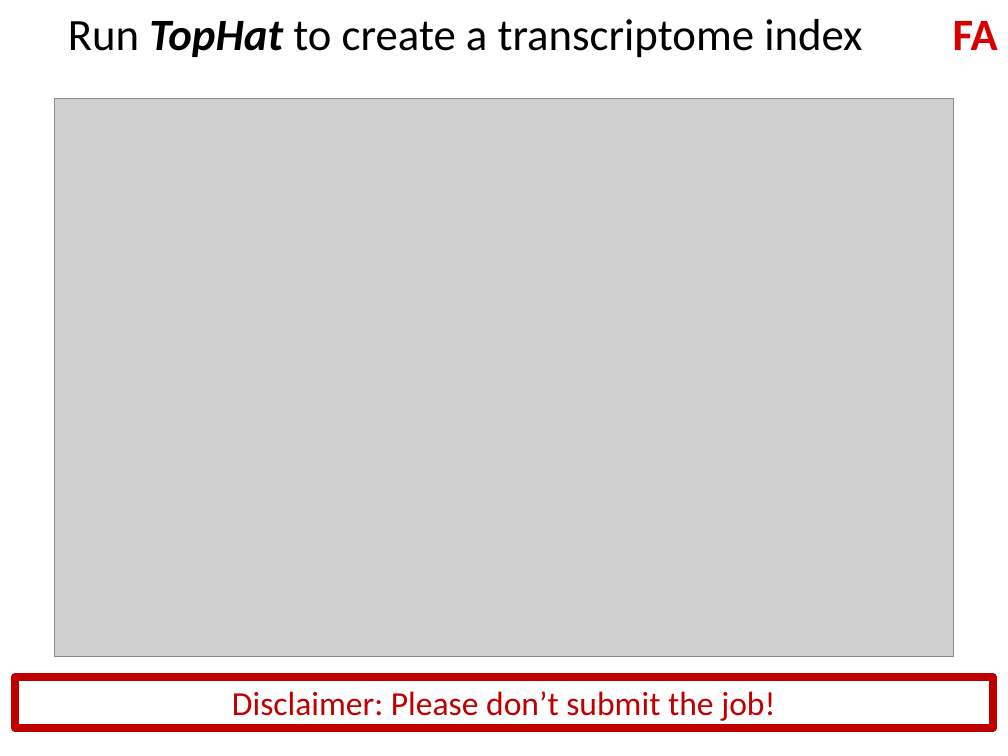
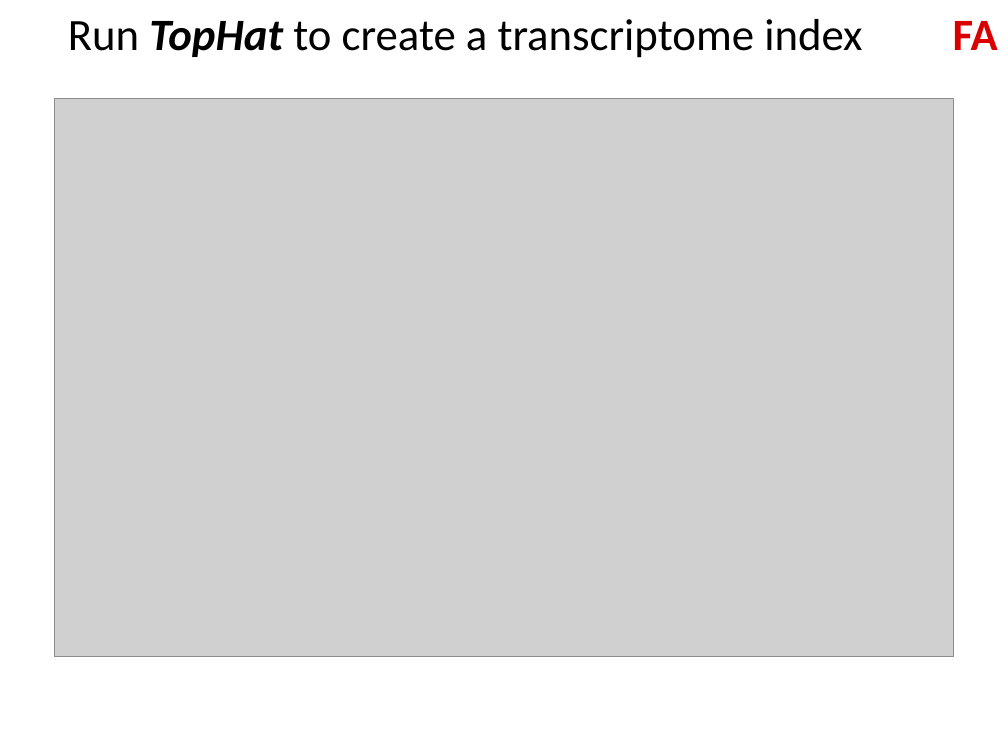
Before and after one commit to genepattern/tutorial-materials, a slide deck: slide 14 of BU_MolBio_RNAseq_in_GP_workshop/slides/2019-04-04_04_GPWorkshop_RNA-Seq in GenePattern.pptx. Drawn at 1008x756 pixels with LibreOffice and Linux fonts; fonts in the diff are those of the drawing; grey boxes stand for pictures. Boxes give left, top, right and bottom in pixels: in the first picture for what was removed or moved away, otherwise in the second. Text is boxed around its words. In the diff, an @@ line names an element or a change of style, - is before the commit and + after.

```diff
--- a/BU_MolBio_RNAseq_in_GP_workshop/slides/2019-04-04_04_GPWorkshop_RNA-Seq in GenePattern.pptx
+++ b/BU_MolBio_RNAseq_in_GP_workshop/slides/2019-04-04_04_GPWorkshop_RNA-Seq in GenePattern.pptx
@@ rectangle removed at box(15, 677, 993, 728) @@
-Disclaimer: Please don’t submit the job!
```
Also in this commit, not shown: 4 other slides changed.
